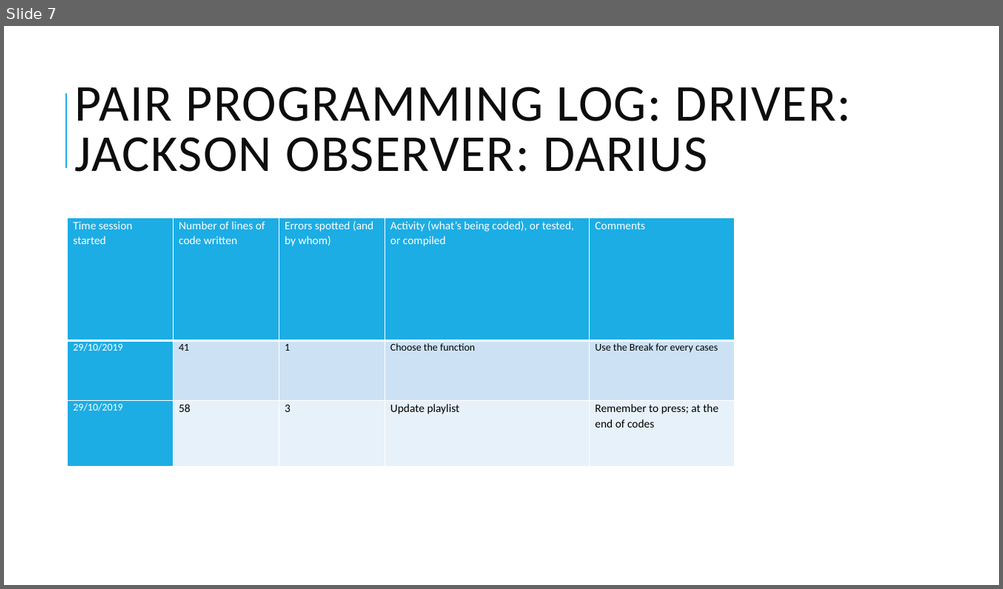
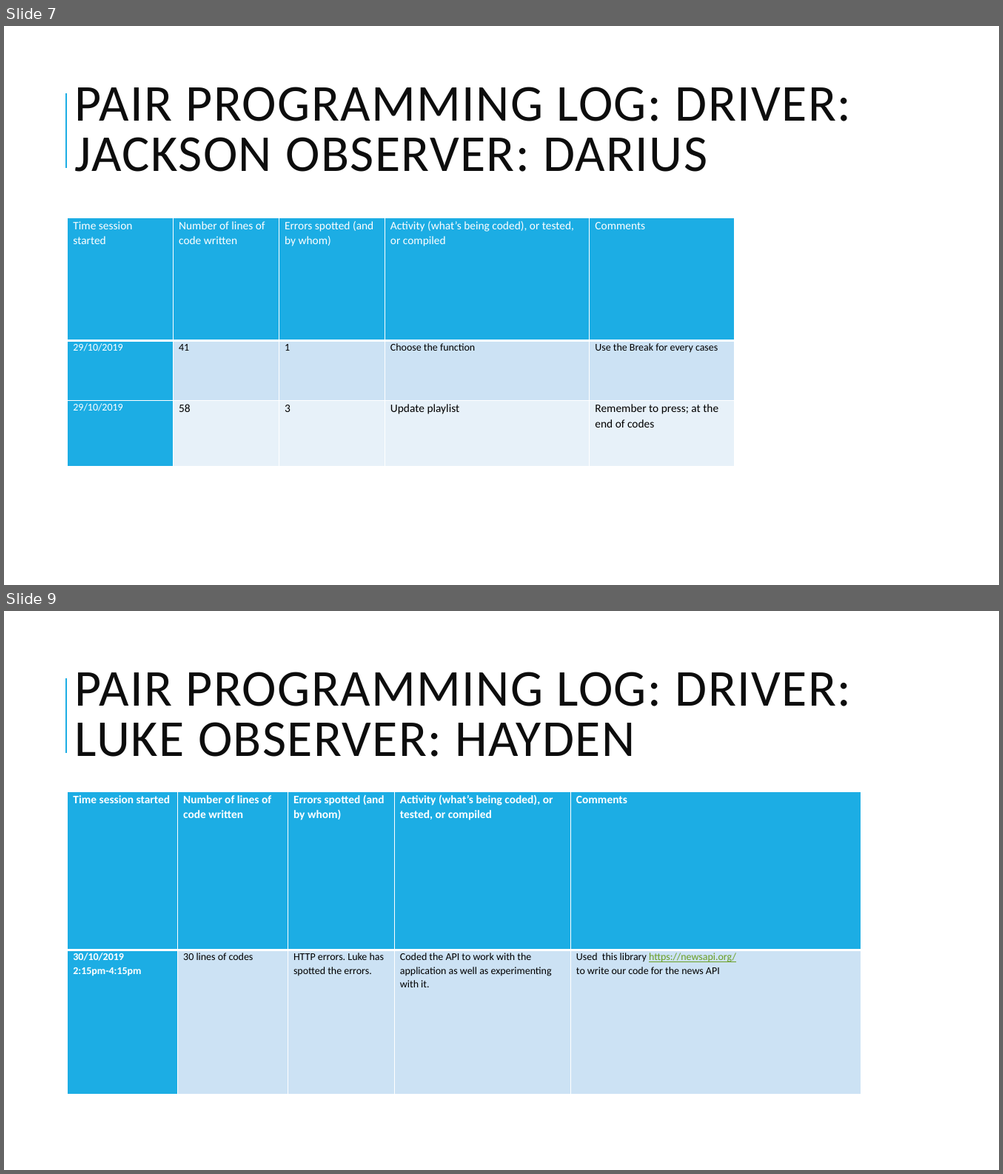
Before and after one commit to LukeTechnoUserOfficial/Software-Engineering-Project, a slide deck: Software Presentation.pptx. Shown one above the other, each under a label of ours: slide 7 before the commit, slides 7 and 9 after it; the slides between them are not shown. The pictures are 1003x589 and 1003x1174 pixels, drawn with LibreOffice and Linux fonts; fonts in the diff are those of the drawing. Boxes give left, top, right and bottom in pixels: in the first picture for what was removed or moved away, otherwise in the second. Text is boxed around its words. In the diff, an @@ line names an element or a change of style, - is before the commit and + after.

Commit message:
Fixed Merge Errors

```diff
--- a/Software Presentation.pptx
+++ b/Software Presentation.pptx
@@ slide 9 added at (4, 611, 999, 1170), background #FFFFFF; not listed: 1 template element that a slide beside it also shows @@
@@ title added at (75, 672, 851, 757), 50 pt, text #0D0D0D @@
+PAIR PROGRAMMING LOG: DRIVER: LUKE OBSERVER: HAYDEN
@@ table added at (68, 792, 861, 1095), 2 rows, 5 columns @@
+Time session started | Number of lines of code written | Errors spotted (and by whom) | Activity (what’s being coded), or tested, or compiled | Comments
+30/10/2019 / 2:15pm-4:15pm | 30 lines of codes | HTTP errors. Luke has spotted the errors. | Coded the API to work with the application as well as experimenting with it. | Used this library https://newsapi.org/ / to write our code for the news API
```
Also in this commit, not shown: 5 slides changed, 2 other slides added, 1 other file.
